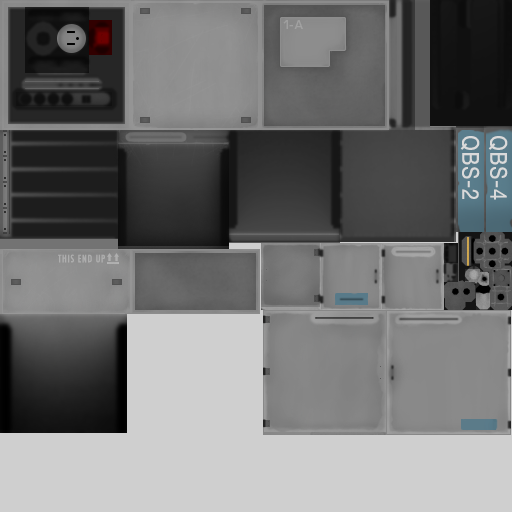
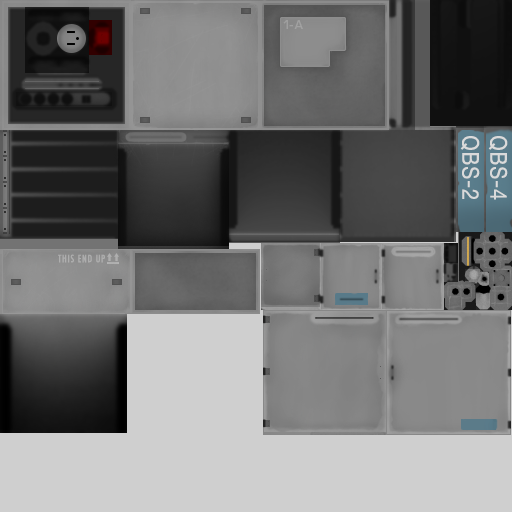
Layered file, before and after one edit (512 x 512). Changes by layer:
painted on "Wear" (1st of 4, in "RCS") over (447, 283, 473, 310)
painted on "Base coat" over (444, 232, 512, 310)
